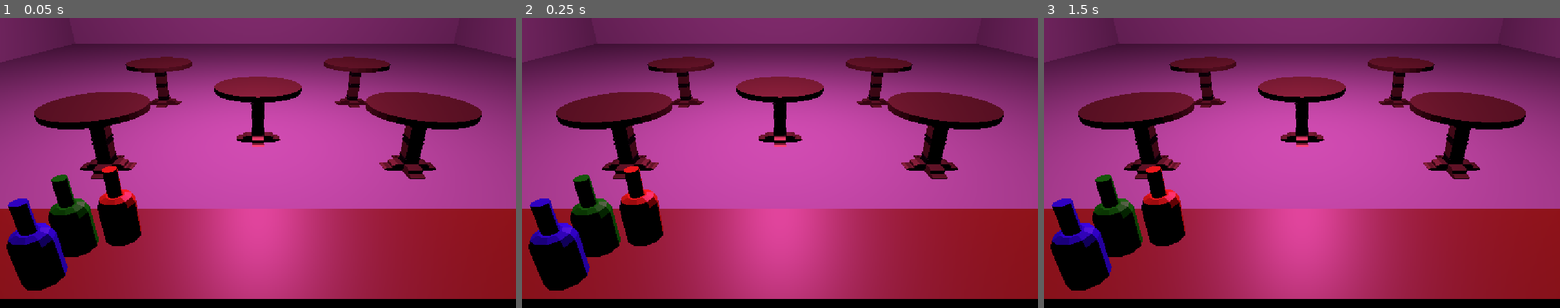
Above: before the commit, frames 1-3 (left to right).
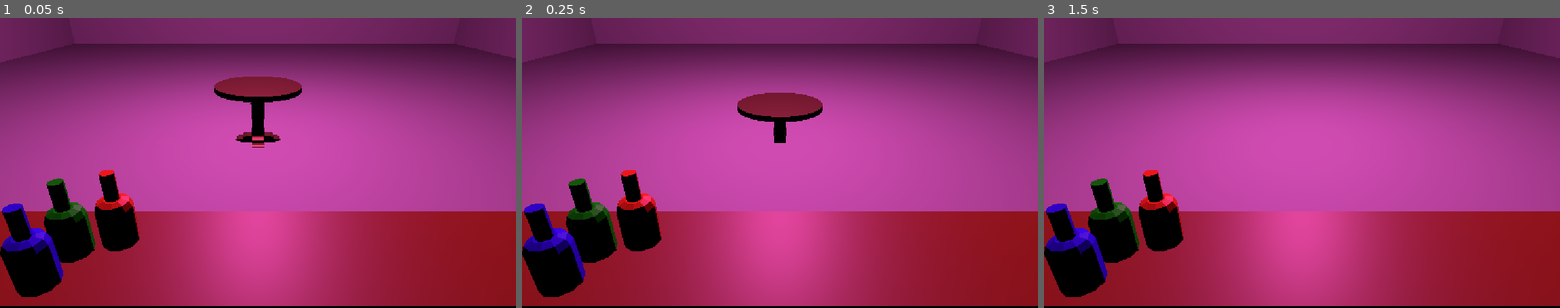
Above: after the commit, the same moments.

Repository: ebarinf/trust-no-one-jam
Game: Godot game, scene res://scenes/main.tscn
Two runs of this game, one before a commit and one after it. Both use one fixed random seed, a clock stepped at 60 frames per second and the inputs below.
Inputs:
- Up to frame 1 (0.05 s): no input
- Up to frame 2 (0.25 s): no input
- Up to frame 3 (1.5 s): tap Enter at 1.25 s

The runs differ from the first frame. In frame 1, 14% of the frame differs, in the area x 0-100%, y 13-100%; in frame 2, 17%; in frame 3, 16%.

Commit message:
create table scene

Diff:
--- a/scenes/main.tscn
+++ b/scenes/main.tscn
@@ -1,10 +1,10 @@
 [gd_scene format=3 uid="uid://155xx7s6y6ta"]
 
 [ext_resource type="PackedScene" uid="uid://nho7770bp1dp" path="res://models/bar_counter.glb" id="1_o5qli"]
-[ext_resource type="PackedScene" uid="uid://c1t6c8ttc61a1" path="res://models/LowPolyTable.glb" id="2_0wfyh"]
 [ext_resource type="PackedScene" uid="uid://dtgtb73gp38v" path="res://models/Blue_bottle.glb" id="2_tbgi4"]
 [ext_resource type="PackedScene" uid="uid://dukvaij0rnvwu" path="res://models/Orange_bottle.glb" id="3_tefeu"]
 [ext_resource type="PackedScene" uid="uid://cgrtckjokvmmt" path="res://models/Green_bottle.glb" id="4_o6xl0"]
+[ext_resource type="PackedScene" uid="uid://dqojq41fwpr3j" path="res://scenes/table.tscn" id="6_tefeu"]
 
 [node name="Main" type="Node3D" unique_id=894062825]
 
@@ -21,7 +21,7 @@
 transform = Transform3D(1, 0, 0, 0, 1, 0, 0, 0, 2, 0.32108974, 0.4987812, 0.12329814)
 
 [node name="bartender" type="Node3D" parent="PlayerPOV" unique_id=1006972906]
-transform = Transform3D(0.99652153, -0.08333577, 0, 0.08333577, 0.99652153, 0, 0, 0, 1, 1.338, 1.6, 0)
+transform = Transform3D(0.99652153, -0.08333577, 0, 0.08333577, 0.99652153, 0, 0, 0, 1, 1.3063002, 1.6, 0)
 
 [node name="PlayerCamera" type="Camera3D" parent="PlayerPOV/bartender" unique_id=815872212]
 transform = Transform3D(-4.355934e-08, -0.36696872, 0.9302333, 3.6427223e-09, 0.9302333, 0.36696872, -1, 1.9373497e-08, -3.9183583e-08, 0.22370434, 0.44572967, 4.6582613e-08)
@@ -64,27 +64,7 @@
 visible = false
 size = Vector3(20, 0.2, 20)
 
-[node name="Table1" type="Node3D" parent="." unique_id=330240686]
-transform = Transform3D(1, 0, 0, 0, 1, 0, 0, 0, 1, 5, 0.4195938, 2)
+[node name="Table" parent="." unique_id=594165812 instance=ExtResource("6_tefeu")]
+transform = Transform3D(1, 0, 0, 0, 1, 0, 0, 0, 1, 4, 0.44074678, 0)
 
-[node name="LowPolyTable" parent="Table1" unique_id=1108753398 instance=ExtResource("2_0wfyh")]
-
-[node name="Table2" type="Node3D" parent="." unique_id=840472131]
-transform = Transform3D(1, 0, 0, 0, 1, 0, 0, 0, 1, 2, 0.4195938, 2)
-
-[node name="LowPolyTable" parent="Table2" unique_id=1094084647 instance=ExtResource("2_0wfyh")]
-
-[node name="Table3" type="Node3D" parent="." unique_id=527988570]
-transform = Transform3D(1, 0, 0, 0, 1, 0, 0, 0, 1, 5, 0.4195938, -2)
-
-[node name="LowPolyTable" parent="Table3" unique_id=901269881 instance=ExtResource("2_0wfyh")]
-
-[node name="Table4" type="Node3D" parent="." unique_id=1192326120]
-transform = Transform3D(1, 0, 0, 0, 1, 0, 0, 0, 1, 2, 0.4195938, -2)
-
-[node name="LowPolyTable" parent="Table4" unique_id=1088070162 instance=ExtResource("2_0wfyh")]
-
-[node name="Table5" type="Node3D" parent="." unique_id=1859624115]
-transform = Transform3D(1, 0, 0, 0, 1, 0, 0, 0, 1, 4, 0.4195938, 0)
-
-[node name="LowPolyTable" parent="Table5" unique_id=801501527 instance=ExtResource("2_0wfyh")]
+[editable path="Table"]
--- /dev/null
+++ b/scenes/table.tscn
@@ -0,0 +1,15 @@
+[gd_scene format=3 uid="uid://dqojq41fwpr3j"]
+
+[ext_resource type="PackedScene" uid="uid://c1t6c8ttc61a1" path="res://models/LowPolyTable.glb" id="1_02ppr"]
+
+[sub_resource type="CylinderShape3D" id="CylinderShape3D_usg23"]
+height = 0.8776245
+radius = 0.6508789
+
+[node name="Table5" type="RigidBody3D" unique_id=183606237]
+
+[node name="LowPolyTable" parent="." unique_id=802197931 instance=ExtResource("1_02ppr")]
+
+[node name="CollisionShape3D" type="CollisionShape3D" parent="." unique_id=1087552374]
+transform = Transform3D(1, 0, 0, 0, 1, 0, 0, 0, 1, 0, 0.016204834, 0)
+shape = SubResource("CylinderShape3D_usg23")
